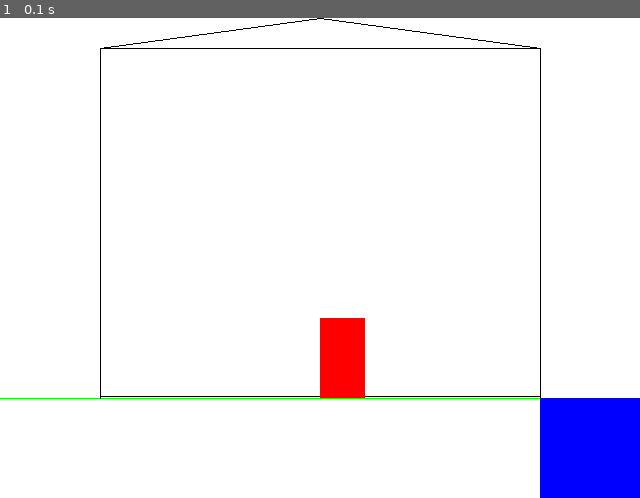
Above: before the commit, frame 1.
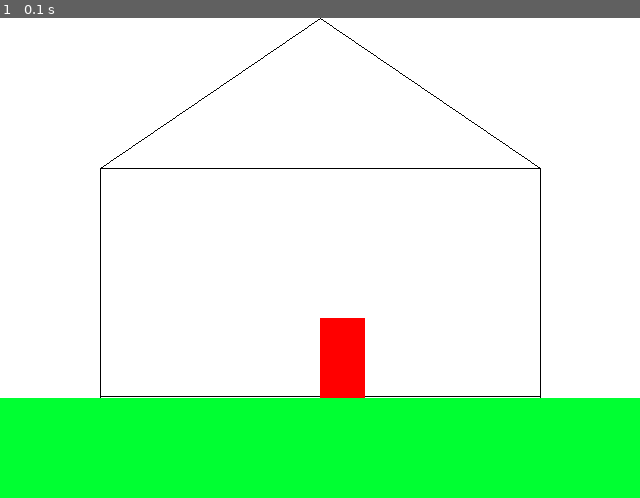
Above: after the commit, the same moment.

Repository: marcojs253-crypto/daki-
Game: pygame game, started from teng hus første lektion.py
The game is run twice, just before and just after one commit, with the same random seed, the same clock (stepped at 60 frames per second) and the same inputs.
Inputs:
- Up to frame 1 (0.1 s): no input

The runs differ from the first frame. In frame 1, 21% of the frame differs, in the area x 0-100%, y 0-100%.

Commit message:
ændringer den 07-9

Diff:
--- a/teng hus første lektion.py
+++ b/teng hus første lektion.py
@@ -11,18 +11,19 @@
 # Draw the bottom of the house
 
 # Draw two walls
-pygame.draw.line(screen, (0, 0, 0), (100, 380), (100, 30))
-pygame.draw.line(screen, (0, 0, 0), (540, 380), (540, 30))
+pygame.draw.line(screen, (0, 0, 0), (100, 380), (100, 150))
+pygame.draw.line(screen, (0, 0, 0), (540, 380), (540, 150))
+
 # Draw the roof
-pygame.draw.line(screen, (0, 0, 0), (320, 0), (100, 30))
-pygame.draw.line(screen, (0, 0, 0), (320, 0), (540, 30))
+pygame.draw.line(screen, (0, 0, 0), (320, 0), (100, 150))
+pygame.draw.line(screen, (0, 0, 0), (320, 0), (540, 150))
 #loft
-pygame.draw.line(screen, (0, 0, 0), (100, 30), (540, 30))
+pygame.draw.line(screen, (0, 0, 0), (100, 150), (540, 150))
 
 # dør
 pygame.draw.rect(screen, (255, 0, 0), (320, 300, 45, 80))
-#pool
-pygame.draw.rect(screen, (0, 0, 255), (540, 380, 330, 378))
+#have
+pygame.draw.rect(screen, (0, 255, 50), (0, 380, 800, 150))
 
 # Make sure the window stays open until the user closes it
 run_flag = True
